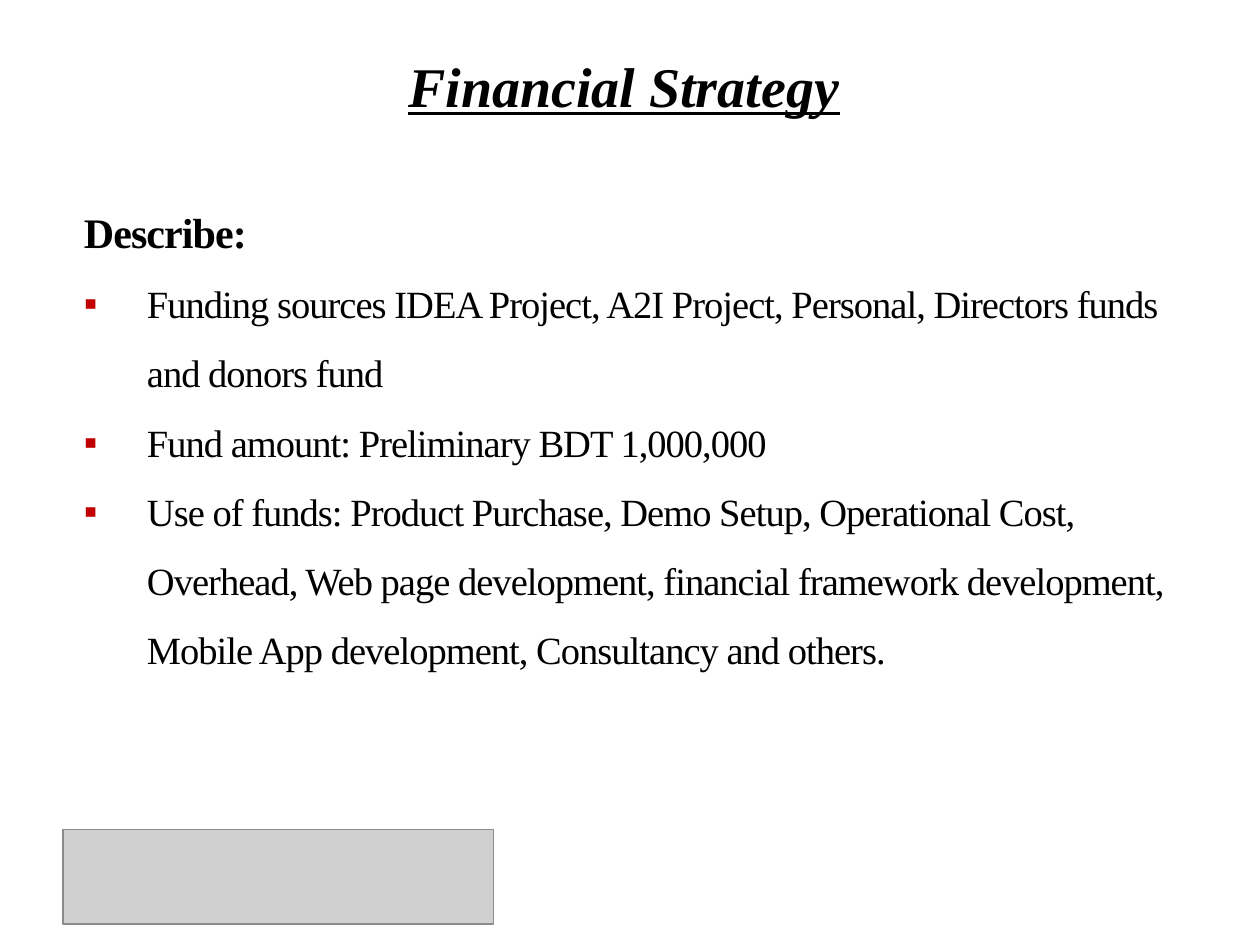
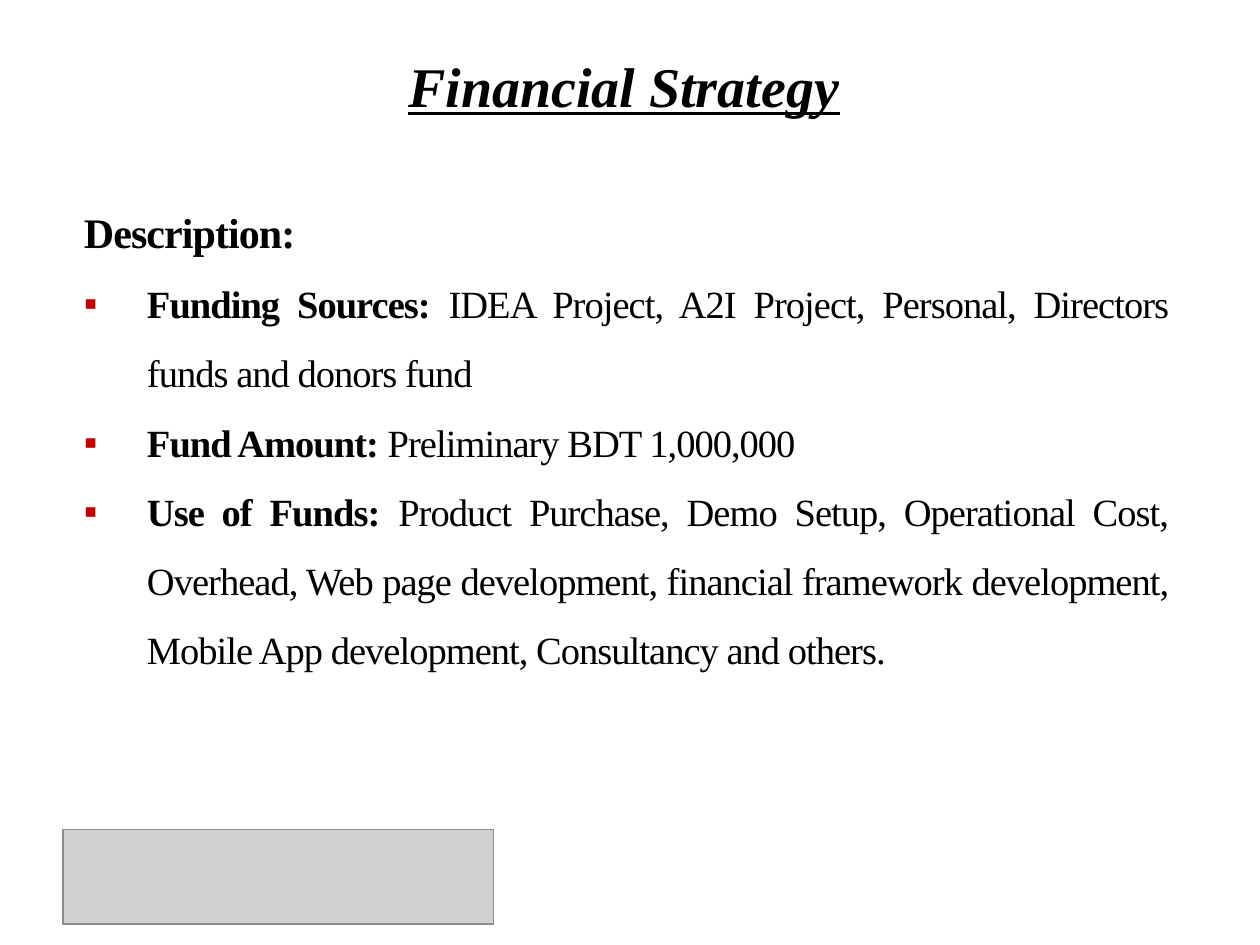
Before and after one commit to Shuvoneel/SRCL, a slide deck: slide 26 of Startup/Presentation_iDEA.pptx. Drawn at 1260x945 pixels with LibreOffice and Linux fonts; fonts in the diff are those of the drawing; grey boxes stand for pictures; background and template pictures are left out. Boxes give left, top, right and bottom in pixels: in the first picture for what was removed or moved away, otherwise in the second. Text is boxed around its words. In the diff, an @@ line names an element or a change of style, - is before the commit and + after.

```diff
--- a/Startup/Presentation_iDEA.pptx
+++ b/Startup/Presentation_iDEA.pptx
@@ text at [84, 219, 1170, 673]: text changed @@
-Describe:
-▪ Funding sources IDEA Project, A2I Project, Personal, Directors funds and donors fund
-▪ Fund amount: Preliminary BDT 1,000,000
-▪ Use of funds: Product Purchase, Demo Setup, Operational Cost, Overhead, Web page development, financial framework development, Mobile App development, Consultancy and others.
+Description:
+▪ Funding Sources: IDEA Project, A2I Project, Personal, Directors funds and donors fund
+▪ Fund Amount: Preliminary BDT 1,000,000
+▪ Use of Funds: Product Purchase, Demo Setup, Operational Cost, Overhead, Web page development, financial framework development, Mobile App development, Consultancy and others.
```
Also in this commit, not shown: 23 other slides changed, 22 other files.
